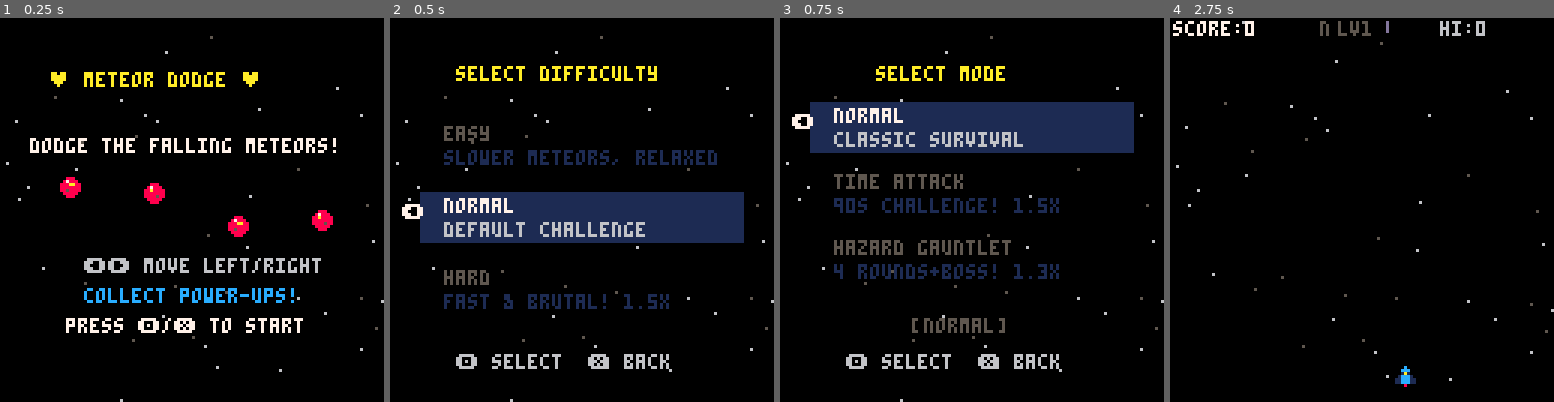
Above: before the commit, frames 1-4 (left to right).
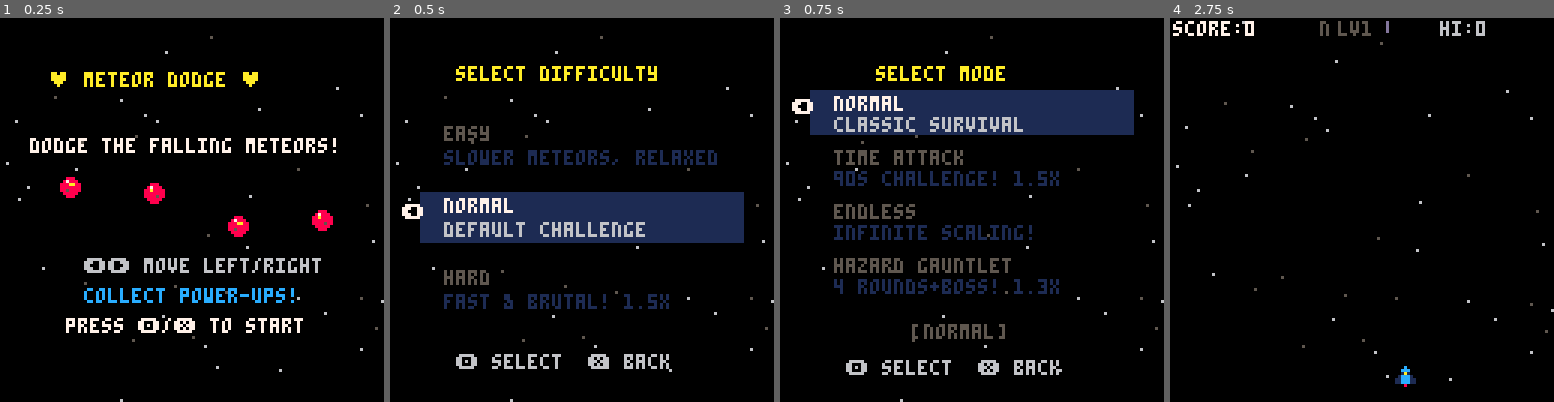
Above: after the commit, the same moments.

Repository: jeffcampbell/game-a-day
Game: PICO-8 cartridge games/2026-03-04/game.p8
The game is run twice, just before and just after one commit, with the same random seed, the same clock (stepped at 60 frames per second) and the same inputs.
Inputs:
- Up to frame 1 (0.25 s): no input
- Up to frame 2 (0.5 s): tap X (X key) at 0.33 s
- Up to frame 3 (0.75 s): tap O (Z key) at 0.7 s
- Up to frame 4 (2.75 s): tap X (X key) at 1.07, 1.85 s; hold Right 1.6-2.1 s; tap O (Z key) at 1.7, 2.1, 2.5 s; hold Up 2.15-2.42 s; hold Right from 2.47 s (still down)

Frames 1-2 are identical in both runs. In frame 3, 17% of the frame differs, in the area x 3-93%, y 18-93%; in frame 4, nothing differs.

Commit message:
Add Endless Mode with infinite difficulty scaling to Meteor Dodge
New fourth game mode between Time Attack and Hazard Gauntlet:
- Infinite difficulty scaling (spawn rate doubles every 4 min vs 3 min)
- Boss waves every 50 pts (vs 100 pts in normal)
- Score multiplier grows +0.1x per 2 min (cap 3.0x)
- Separate endless leaderboard with name entry
- Cyan-tinted UI and boss indicators
- 3 new achievements: Endless Survivor (5 min), Infinite Climber (10 min), Untouchable (flawless)
- Spawn rate floor lowered to 6 (vs 10) for late-game intensity

Co-Authored-By: Claude Opus 4.6 <noreply@anthropic.com>

Diff:
--- a/games/2026-03-04/game.p8
+++ b/games/2026-03-04/game.p8
@@ -93,7 +93,8 @@
  "time master","flawless 90s",
  "rad dodger","ice rider",
  "magnet ace","chaos surfer",
- "glt master","hz scientist","glt victor"
+ "glt master","hz scientist","glt victor",
+ "end survivor","end climber","untouchable"
 }
 boss_waves=0
 nm_count=0
@@ -117,10 +118,17 @@
 g_rnames={"radioactive","ice","magnetic","corrupted"}
 g_rdesc={"fuel drain","rot. slow","attract pull","fast move"}
 g_rcols={9,12,8,3}
+-- endless mode
+is_endless=false
+e_timer=0
+e_nodmg=true
 -- leaderboard (top 5)
 lb_scores={}
 lb_names={}
 lb_gflag={}
+-- endless leaderboard (top 5)
+elb_scores={}
+elb_names={}
 -- name entry state
 ne_pos=1
 ne_chars={1,1,1}
@@ -173,6 +181,31 @@
  end
  return 0
 end
+function load_elb()
+ elb_scores={} elb_names={}
+ for i=1,5 do
+  local s=dget(29+i)
+  local n=dget(34+i)
+  add(elb_scores,s>0 and s or 0)
+  add(elb_names,s>0 and unpack_name(n) or "---")
+ end
+end
+function save_elb()
+ for i=1,5 do
+  dset(29+i,elb_scores[i])
+  dset(34+i,elb_names[i]=="---" and 0 or pack_name({
+   ord(sub(elb_names[i],1,1))-65,
+   ord(sub(elb_names[i],2,2))-65,
+   ord(sub(elb_names[i],3,3))-65
+  }))
+ end
+end
+function elb_rank(s)
+ for i=1,5 do
+  if s>elb_scores[i] then return i end
+ end
+ return 0
+end
 
 function _init()
  cartdata(1)
@@ -180,10 +213,11 @@
  for i=1,16 do
   achv[i]=dget(i)>0
  end
- for i=17,19 do
+ for i=17,22 do
   achv[i]=dget(i+6)>0
  end
  load_lb()
+ load_elb()
  for i=1,40 do
   add(stars,{
    x=rnd(128),
@@ -271,12 +305,13 @@
 -- mode select state
 function update_modesel()
  if btnp(2) then mode_sel=max(1,mode_sel-1) end
- if btnp(3) then mode_sel=min(3,mode_sel+1) end
+ if btnp(3) then mode_sel=min(4,mode_sel+1) end
  if btnp(4) then
   is_ta=mode_sel==2
-  is_gauntlet=mode_sel==3
-  local mname=is_ta and "time_attack" or (is_gauntlet and "gauntlet" or "normal")
-  _log("mode:"..mname)
+  is_endless=mode_sel==3
+  is_gauntlet=mode_sel==4
+  local mn={"normal","time_attack","endless","gauntlet"}
+  _log("mode:"..mn[mode_sel])
   start_game()
  end
  if btnp(5) then
@@ -292,21 +327,22 @@
  local opts={
   {"normal","classic survival",7},
   {"time attack","90s challenge! 1.5x",9},
+  {"endless","infinite scaling!",12},
   {"hazard gauntlet","4 rounds+boss! 1.3x",8}
  }
- for i=1,3 do
-  local y=30+(i-1)*22
+ for i=1,4 do
+  local y=26+(i-1)*18
   local sel=i==mode_sel
   local col=sel and opts[i][3] or 5
   if sel then
-   rectfill(10,y-2,117,y+14,1)
-   print("\139",4,y+2,col)
+   rectfill(10,y-2,117,y+12,1)
+   print("\139",4,y+1,col)
   end
   print(opts[i][1],18,y,col)
-  print(opts[i][2],18,y+8,sel and 6 or 1)
- end
- print("["..diff_names[diff_sel].."]",44,100,5)
- print("\142 select  \151 back",22,112,6)
+  print(opts[i][2],18,y+7,sel and 6 or 1)
+ end
+ print("["..diff_names[diff_sel].."]",44,102,5)
+ print("\142 select  \151 back",22,114,6)
 end
 
 function start_game()
@@ -382,9 +418,14 @@
  g_nodmg=true
  g_won=false
  if is_gauntlet then score_mult*=1.3 end
+ -- endless setup
+ e_timer=0
+ e_nodmg=true
+ if is_endless then score_mult=1.0 end
  _log("state:play")
  if is_ta then _log("time_attack:start") end
  if is_gauntlet then _log("gauntlet:start round=1") end
+ if is_endless then _log("endless:start") end
 end
 
 function check_achv(id)
@@ -464,14 +505,25 @@
   end
  end
 
- -- difficulty ramp
+ -- endless multiplier: +0.1x per 2 min, cap 3.0
+ if is_endless then
+  e_timer+=1
+  if e_timer>=3600 then
+   e_timer=0
+   score_mult=min(3.0,score_mult+0.1)
+   _log("endless_mult:"..score_mult)
+  end
+ end
+ -- difficulty ramp (endless: faster)
  diff_timer+=1
- if diff_timer>=180 then
+ local ramp_int=is_endless and 120 or 180
+ if diff_timer>=ramp_int then
   diff_timer=0
-  if spawn_rate>10 then
-   spawn_rate-=2
-  end
-  meteor_speed+=0.05
+  local sr_min=is_endless and 6 or 10
+  if spawn_rate>sr_min then
+   spawn_rate-=(is_endless and 3 or 2)
+  end
+  meteor_speed+=(is_endless and 0.08 or 0.05)
   local new_lv=min(flr((meteor_speed-1)*10)+1,10)
   if new_lv>diff_level then
    sfx(0)
@@ -500,10 +552,11 @@
   spawn_powerup()
  end
 
- -- boss wave trigger: every 100 pts or at diff_level 5+
+ -- boss wave trigger (endless: every 50 pts)
  if not boss_active then
-  local next_boss=last_boss_score+100
-  if score>=next_boss or (diff_level>=5 and score>=last_boss_score+50) then
+  local bt=is_endless and 50 or 100
+  local next_boss=last_boss_score+bt
+  if score>=next_boss or (diff_level>=5 and score>=last_boss_score+flr(bt/2)) then
    last_boss_score=score
    trigger_boss_wave()
   end
@@ -663,6 +716,7 @@
     dodge_combo=0
     ta_nodmg=false
     g_nodmg=false
+    e_nodmg=false
     _log("shield_absorb:remaining="..shield_count)
     _log("combo_reset:shield")
     for i=1,8 do
@@ -707,6 +761,11 @@
  if diff_level>=8 then check_achv(9) end
  if score>=500 then check_achv(10) end
  if diff_sel==3 and score>=100 then check_achv(7) end
+ -- endless achievements
+ if is_endless then
+  if time_alive>=9000 then check_achv(20) end
+  if time_alive>=18000 then check_achv(21) end
+ end
 
  anim_t+=1
 end
@@ -912,6 +971,9 @@
  if is_gauntlet and not g_won then
   _log("gauntlet_failed:round="..g_round)
  end
+ if is_endless and e_nodmg and time_alive>=9000 then
+  check_achv(22)
+ end
  _log("final_score:"..score)
 
  if score>hiscore then
@@ -938,7 +1000,7 @@
  sfx(1)
 
  -- check leaderboard qualification
- ne_rank=lb_rank(score)
+ ne_rank=is_endless and elb_rank(score) or lb_rank(score)
  go_timer=0
  if ne_rank>0 then
   state="name_entry"
@@ -1053,9 +1115,21 @@
  camera(0,0)
 
  -- hud
- print("score:"..score,1,1,7)
- -- time attack timer
- if is_ta then
+ local hcol=is_endless and 12 or 7
+ print("score:"..score,1,1,hcol)
+ -- endless timer + multiplier
+ if is_endless then
+  local es=flr(time_alive/30)
+  local em=flr(es/60)
+  local ess=es%60
+  local etstr=em..":"
+  if ess<10 then etstr=etstr.."0" end
+  etstr=etstr..ess
+  print(etstr,90,1,12)
+  -- show current multiplier
+  local mtxt=score_mult.."x"
+  print(mtxt,104,1,score_mult>=2 and 11 or 12)
+ elseif is_ta then
   local secs=flr(ta_time/30)
   local mm=flr(secs/60)
   local ss=secs%60
@@ -1090,7 +1164,7 @@
    local vc=flr(anim_t/2)%2==0 and 10 or 7
    print("weak!",50,9,vc)
   else
-   local bc=flr(anim_t/3)%2==0 and 8 or 2
+   local bc=is_endless and (flr(anim_t/3)%2==0 and 12 or 6) or (flr(anim_t/3)%2==0 and 8 or 2)
    print("boss!",50,9,bc)
   end
  end
@@ -1230,20 +1304,22 @@
   -- confirm name
   local name=chr(64+ne_chars[1])..chr(64+ne_chars[2])..chr(64+ne_chars[3])
   -- insert into leaderboard at rank
+  local ls=is_endless and elb_scores or lb_scores
+  local ln=is_endless and elb_names or lb_names
   for i=5,ne_rank+1,-1 do
-   lb_scores[i]=lb_scores[i-1]
-   lb_names[i]=lb_names[i-1]
-   lb_gflag[i]=lb_gflag[i-1]
-  end
-  lb_scores[ne_rank]=score+10 -- 10 bonus pts for entering name
-  lb_names[ne_rank]=name
-  lb_gflag[ne_rank]=is_gauntlet
+   ls[i]=ls[i-1]
+   ln[i]=ln[i-1]
+   if not is_endless then lb_gflag[i]=lb_gflag[i-1] end
+  end
+  ls[ne_rank]=score+10
+  ln[ne_rank]=name
+  if not is_endless then lb_gflag[ne_rank]=is_gauntlet end
   score+=10
   if score>hiscore then
    hiscore=score
    dset(0,hiscore)
   end
-  save_lb()
+  if is_endless then save_elb() else save_lb() end
   sfx(4)
   _log("name_entered:"..name.." rank="..ne_rank)
   state="gameover"
@@ -1291,11 +1367,14 @@
  print("+10 bonus pts!",28,82,11)
 
  -- top 3 leaderboard preview
+ local lbs=is_endless and elb_scores or lb_scores
+ local lbn=is_endless and elb_names or lb_names
+ if is_endless then print("[endless]",42,90,12) end
  local ly=94
  for i=1,3 do
-  local c=lb_scores[i]>0 and 6 or 1
-  local pfx=lb_gflag[i] and "[g]" or ""
-  print(i..". "..pfx..lb_names[i].." "..lb_scores[i],28,ly,c)
+  local c=lbs[i]>0 and 6 or 1
+  local pfx=(not is_endless and lb_gflag[i]) and "[g]" or ""
+  print(i..". "..pfx..lbn[i].." "..lbs[i],28,ly,c)
   ly+=7
  end
  print("\139\145 select  \131\132 letter",10,120,5)
@@ -1352,6 +1431,8 @@
 
  if is_ta then
   print("time attack",36,17,9)
+ elseif is_endless then
+  print("endless mode",34,17,12)
  elseif is_gauntlet then
   if g_won then
    print("gauntlet complete!",18,17,11)
@@ -1375,8 +1456,9 @@
  -- stats
  local dtxt="["..diff_names[diff_sel].."]"
  if is_ta then dtxt=dtxt.." ta"
+ elseif is_endless then dtxt=dtxt.." end "..score_mult.."x"
  elseif is_gauntlet then dtxt=dtxt.." glt" end
- print(dtxt,44,52,5)
+ print(dtxt,is_endless and 28 or 44,52,is_endless and 12 or 5)
  local secs=flr(time_alive/30)
  print("survived:"..secs.."s lv:"..diff_level,22,59,5)
  local sy=66
@@ -1394,14 +1476,17 @@
  end
 
  -- leaderboard
+ local lbs=is_endless and elb_scores or lb_scores
+ local lbn=is_endless and elb_names or lb_names
  local ly=max(sy+2,86)
- print("-- leaderboard --",22,ly,6)
+ local lbl=is_endless and "-- endless lb --" or "-- leaderboard --"
+ print(lbl,22,ly,is_endless and 12 or 6)
  ly+=7
  for i=1,5 do
-  if lb_scores[i]>0 then
+  if lbs[i]>0 then
    local c=ne_rank==i and 10 or 6
-   local pfx=lb_gflag[i] and "[g]" or ""
-   print(i..". "..pfx..lb_names[i].." "..lb_scores[i],28,ly,c)
+   local pfx=(not is_endless and lb_gflag[i]) and "[g]" or ""
+   print(i..". "..pfx..lbn[i].." "..lbs[i],28,ly,c)
   else
    print(i..". ---",32,ly,1)
   end
Not shown, changed: games/2026-03-04/game.js
